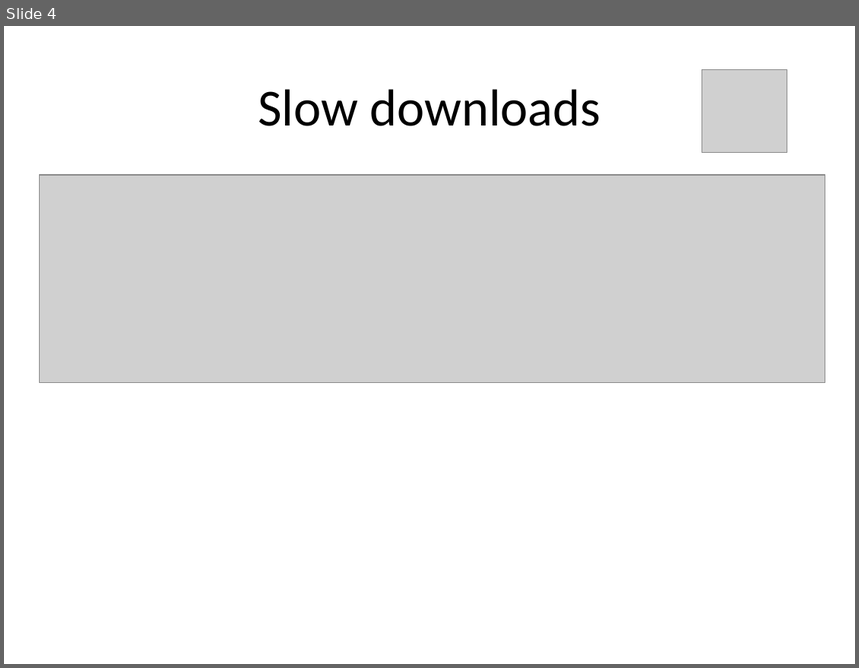
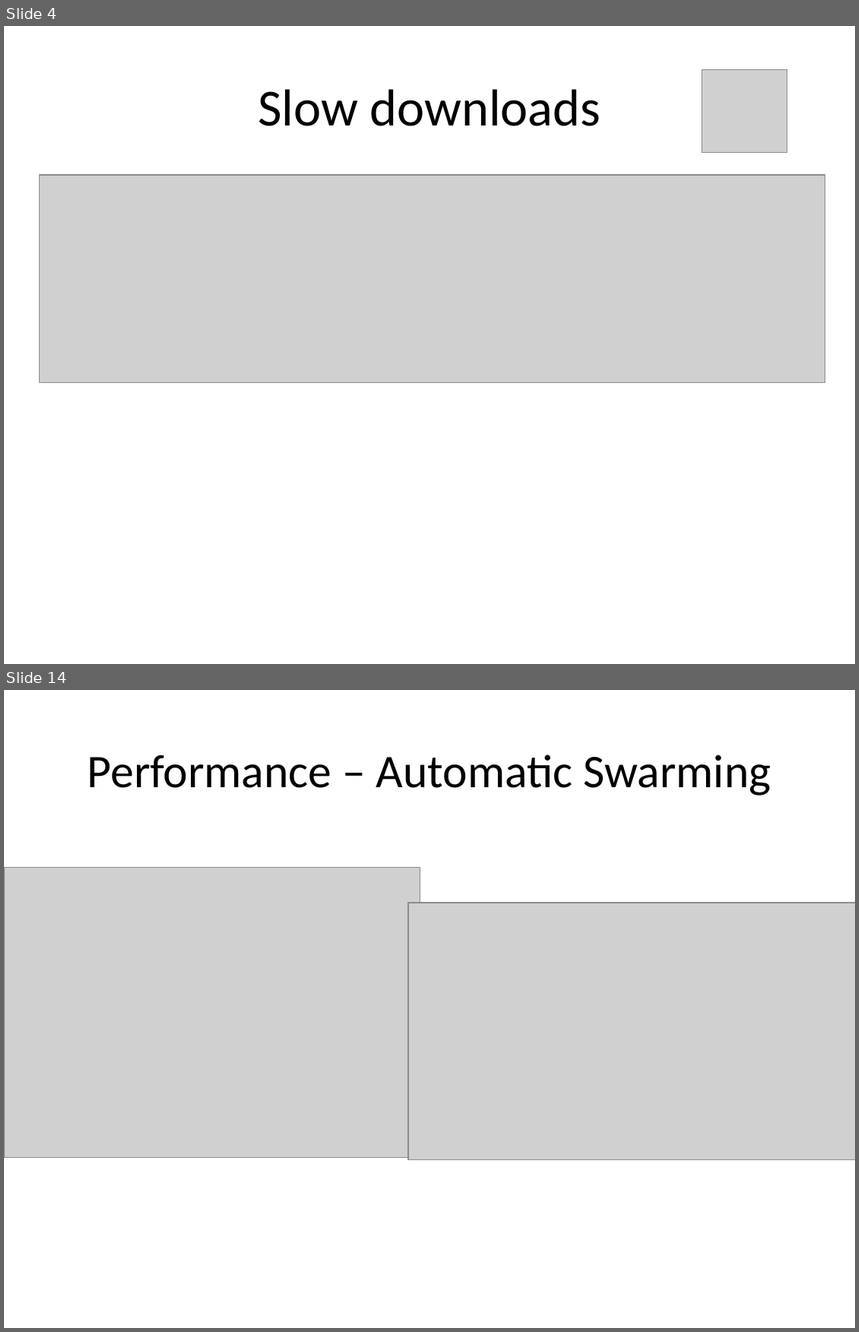
Before and after one commit to rdp/p2pwebclient, a slide deck: thesis_presentation/How to Make the Internet Faster.pptx. Shown one above the other, each under a label of ours: slide 4 before the commit, slides 4 and 14 after it; the slides between them are not shown. The pictures are 859x668 and 859x1332 pixels, drawn with LibreOffice and Linux fonts; fonts in the diff are those of the drawing; grey boxes stand for pictures. Boxes give left, top, right and bottom in pixels: in the first picture for what was removed or moved away, otherwise in the second. Text is boxed around its words. In the diff, an @@ line names an element or a change of style, - is before the commit and + after.

```diff
--- a/thesis_presentation/How to Make the Internet Faster.pptx
+++ b/thesis_presentation/How to Make the Internet Faster.pptx
@@ slide 14 added at box(4, 690, 855, 1328), background #FFFFFF @@
@@ title added at box(88, 755, 772, 796), 39.6 pt, text #000000 @@
+Performance – Automatic Swarming
@@ picture added at box(4, 867, 420, 1158) @@
@@ picture added at box(408, 903, 855, 1160) @@
```
Also in this commit, not shown: 6 slides changed, 17 other slides added, 1 other file.
